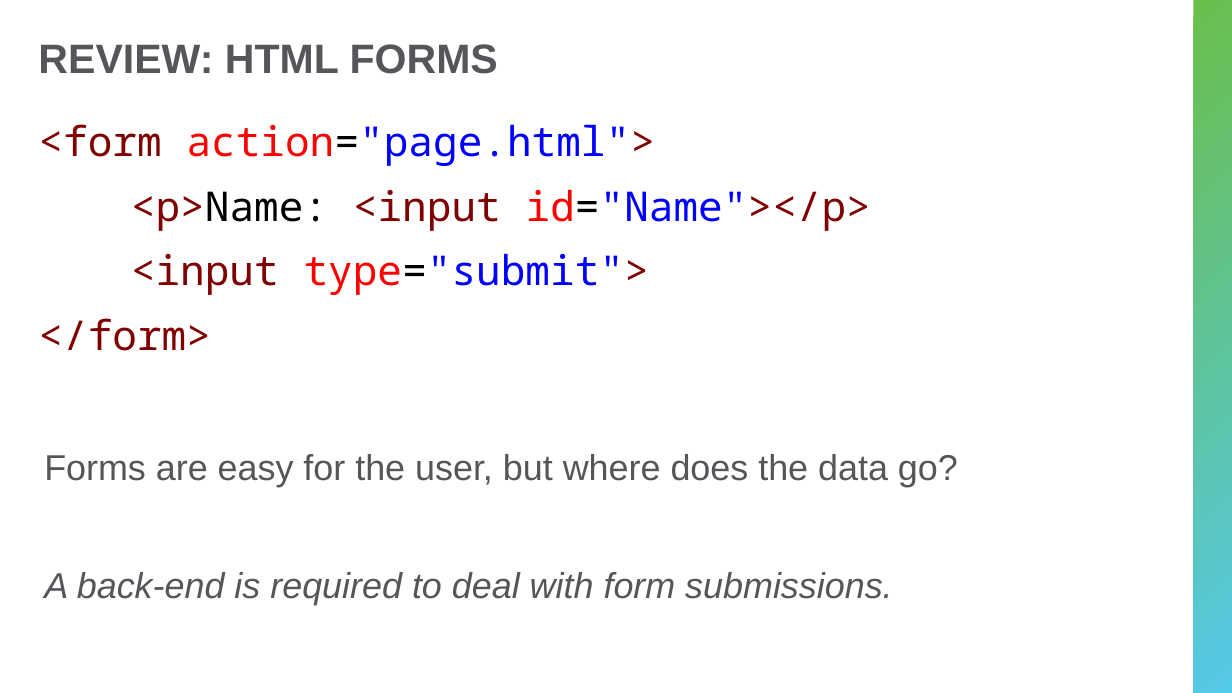
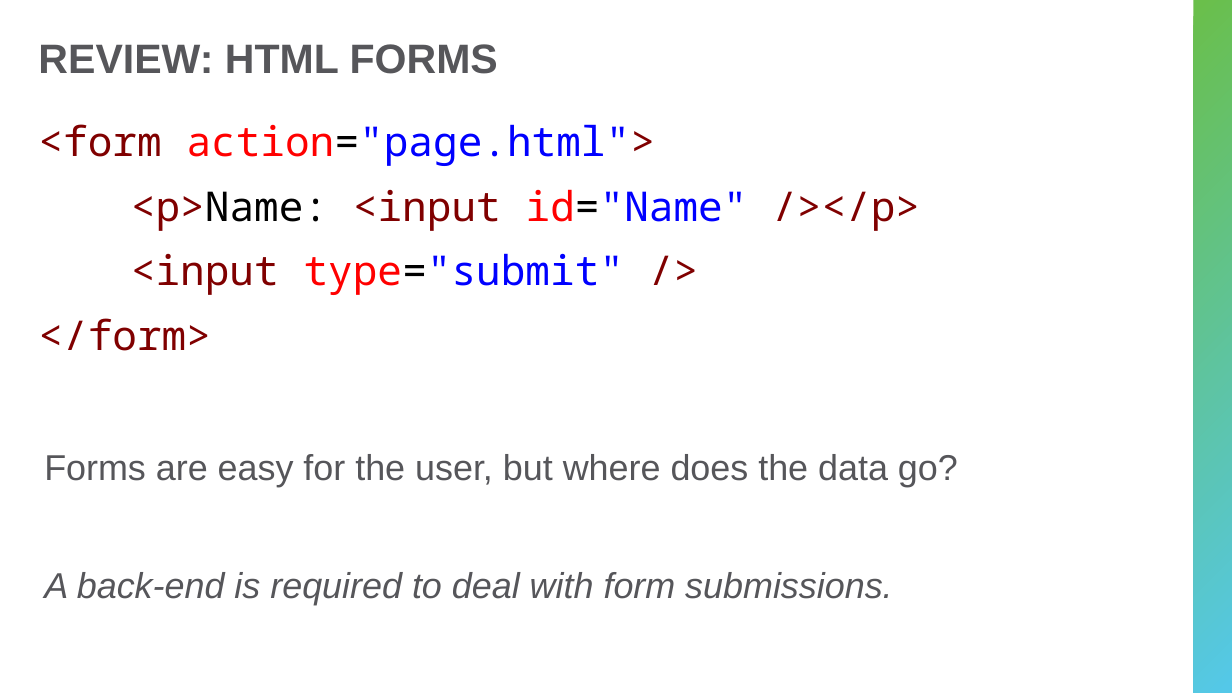
Before and after one commit to hytechclub/web-102, a slide deck: slide 3 of Week06/DomManipulationIntro.pptx. Drawn at 1232x693 pixels with LibreOffice and Linux fonts; fonts in the diff are those of the drawing. Boxes give left, top, right and bottom in pixels: in the first picture for what was removed or moved away, otherwise in the second. Text is boxed around its words. In the diff, an @@ line names an element or a change of style, - is before the commit and + after.

```diff
--- a/Week06/DomManipulationIntro.pptx
+++ b/Week06/DomManipulationIntro.pptx
@@ text at [131,189,920,295]: text changed @@
-<p>Name: <input id="Name"></p>
-<input type="submit">
+<p>Name: <input id="Name" /></p>
+<input type="submit" />
```
Also in this commit, not shown: 5 other slides changed, 1 slide added, 4 other files.
